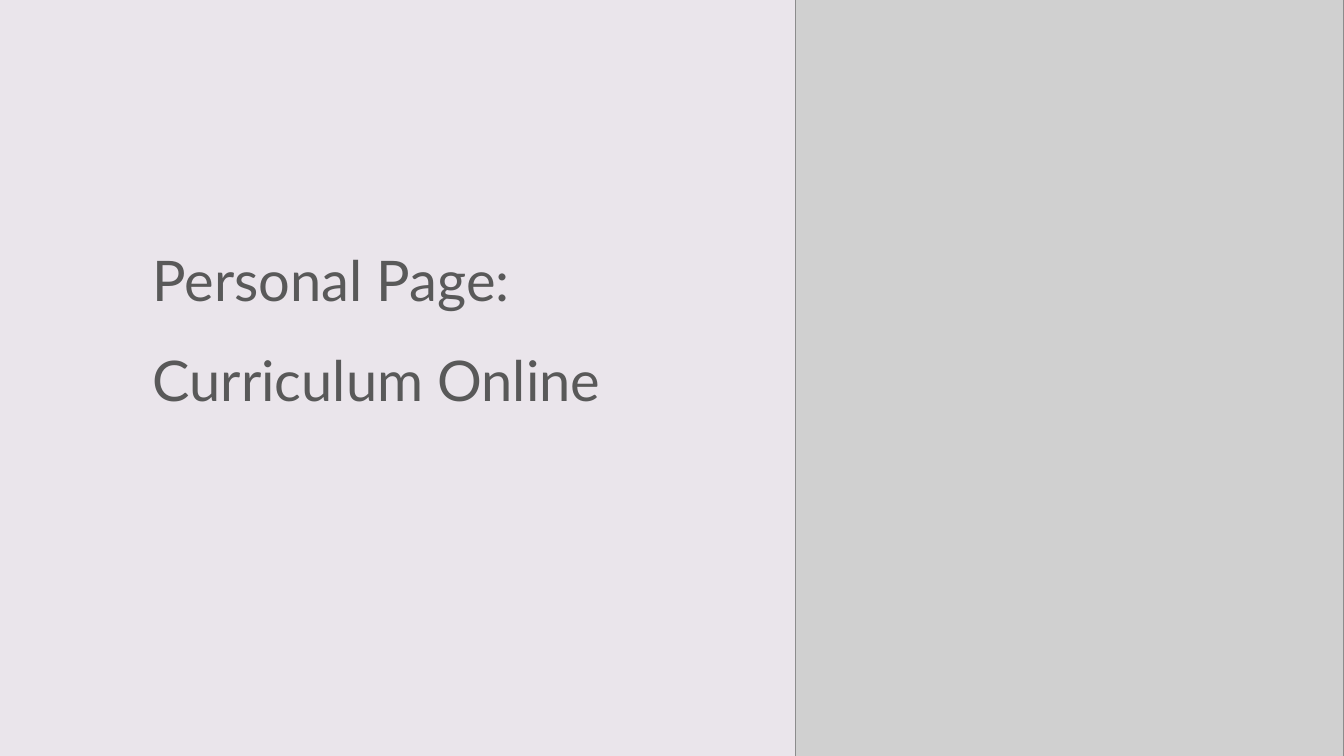
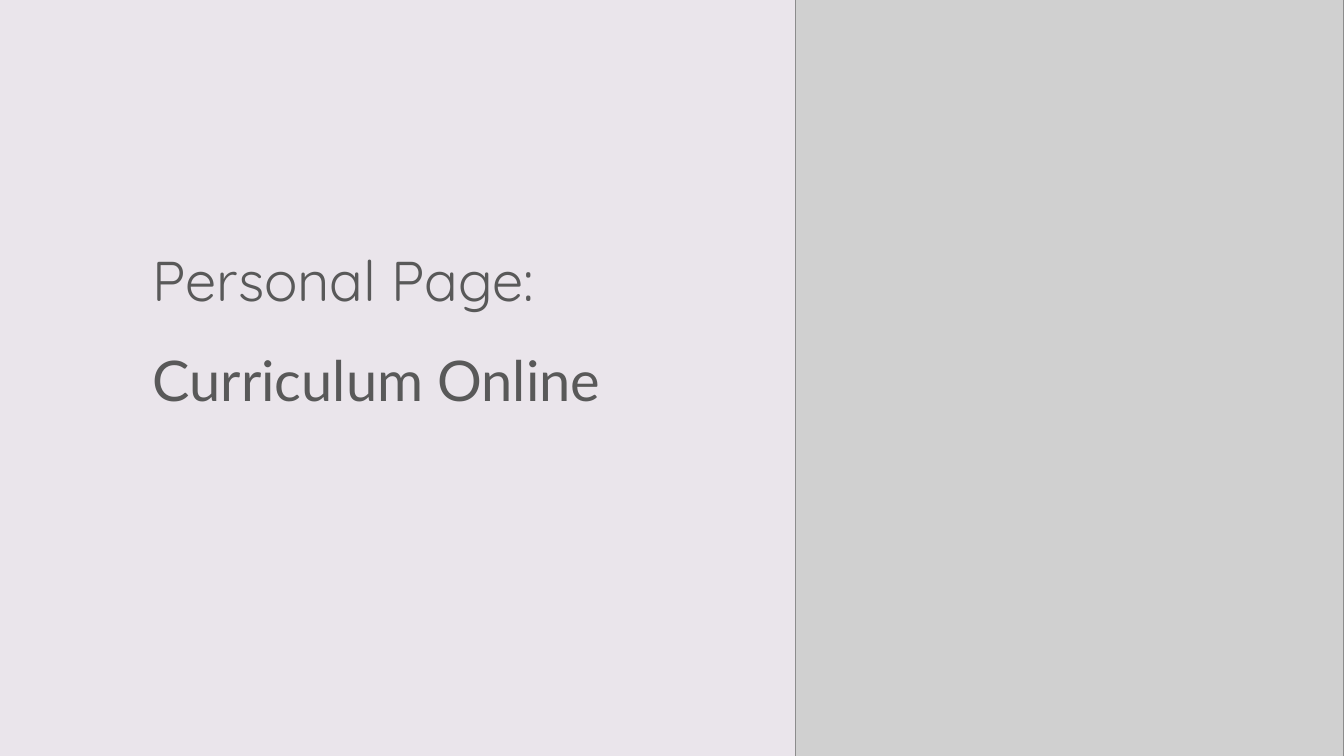
Before and after one commit to davidallysson/minicurso-bootstrap, a slide deck: slide 6 of Desenvolvendo Sites Responsivos com Bootstrap 4.pptx. Drawn at 1344x756 pixels with LibreOffice and Linux fonts; fonts in the diff are those of the drawing; grey boxes stand for pictures. Boxes give left, top, right and bottom in pixels: in the first picture for what was removed or moved away, otherwise in the second. Text is boxed around its words. In the diff, an @@ line names an element or a change of style, - is before the commit and + after.

```diff
--- a/Desenvolvendo Sites Responsivos com Bootstrap 4.pptx
+++ b/Desenvolvendo Sites Responsivos com Bootstrap 4.pptx
@@ text at [153, 259, 534, 312]: font Lato to Quicksand in "Personal Page:" @@
```
Also in this commit, not shown: 7 other slides changed, 1 slide added.
